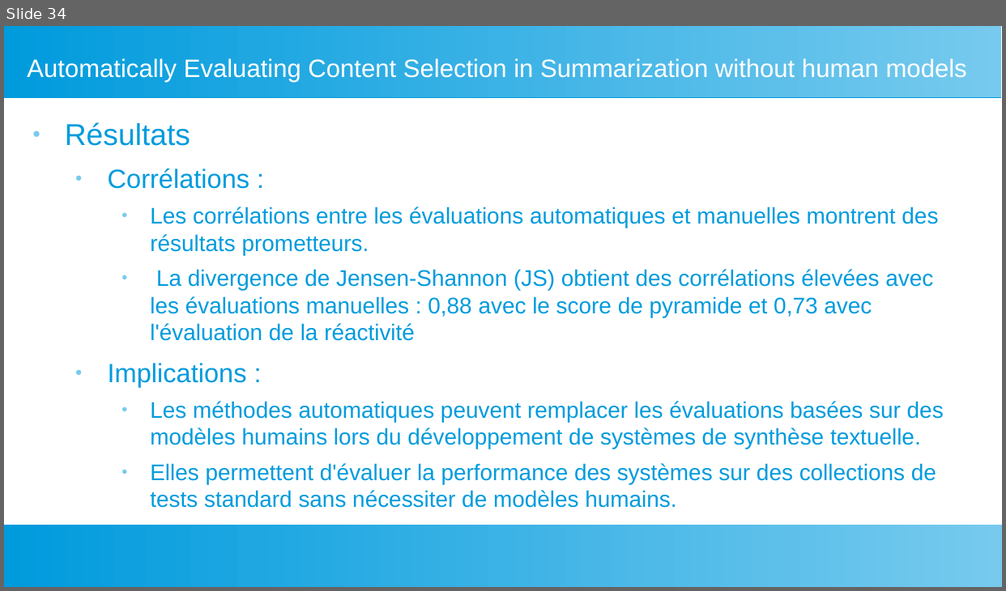
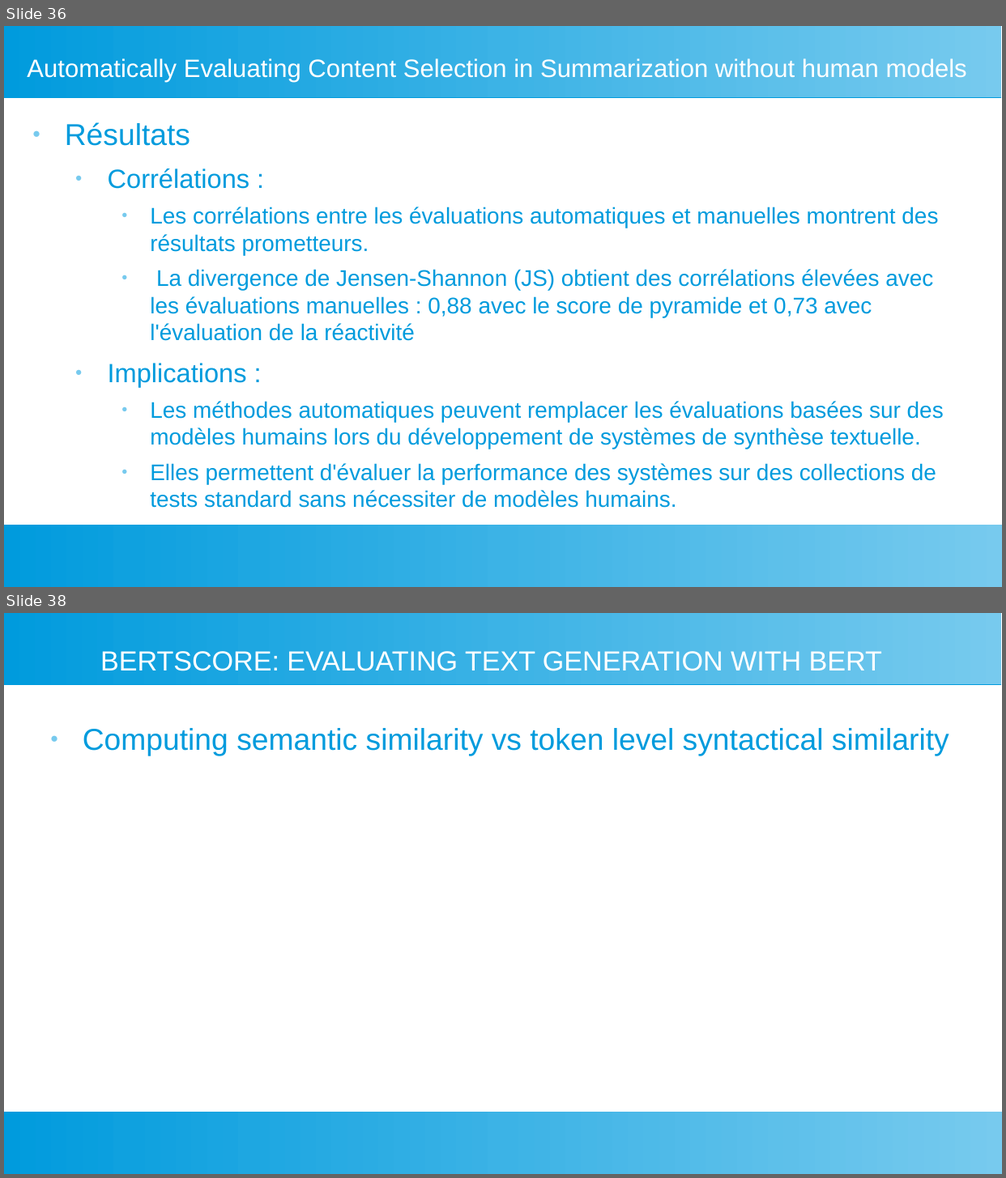
Before and after one commit to fannybachey/stage_2024, a slide deck: presentation/presentation_2.odp. Shown one above the other, each under a label of ours: slide 34 before the commit, slides 36 and 38 after it; the slides between them are not shown. The pictures are 1006x591 and 1006x1178 pixels, drawn with LibreOffice and Linux fonts; fonts in the diff are those of the drawing. Boxes give left, top, right and bottom in pixels: in the first picture for what was removed or moved away, otherwise in the second. Text is boxed around its words. In the diff, an @@ line names an element or a change of style, - is before the commit and + after.

```diff
--- a/presentation/presentation_2.odp
+++ b/presentation/presentation_2.odp
@@ slide 38 added at bbox=[4, 613, 1002, 1174], background #FFFFFF; not listed: 2 template elements that a slide beside it also shows @@
@@ title added at bbox=[100, 651, 882, 671], 22 pt, text #FFFFFF @@
+BERTSCORE: EVALUATING TEXT GENERATION WITH BERT
@@ text added at bbox=[83, 728, 949, 756], 24 pt, text #009BDD @@
+● Computing semantic similarity vs token level syntactical similarity
@@ what was slide 34 is now slide 36 @@
```
Also in this commit, not shown: 5 slides changed, 3 other slides added.
